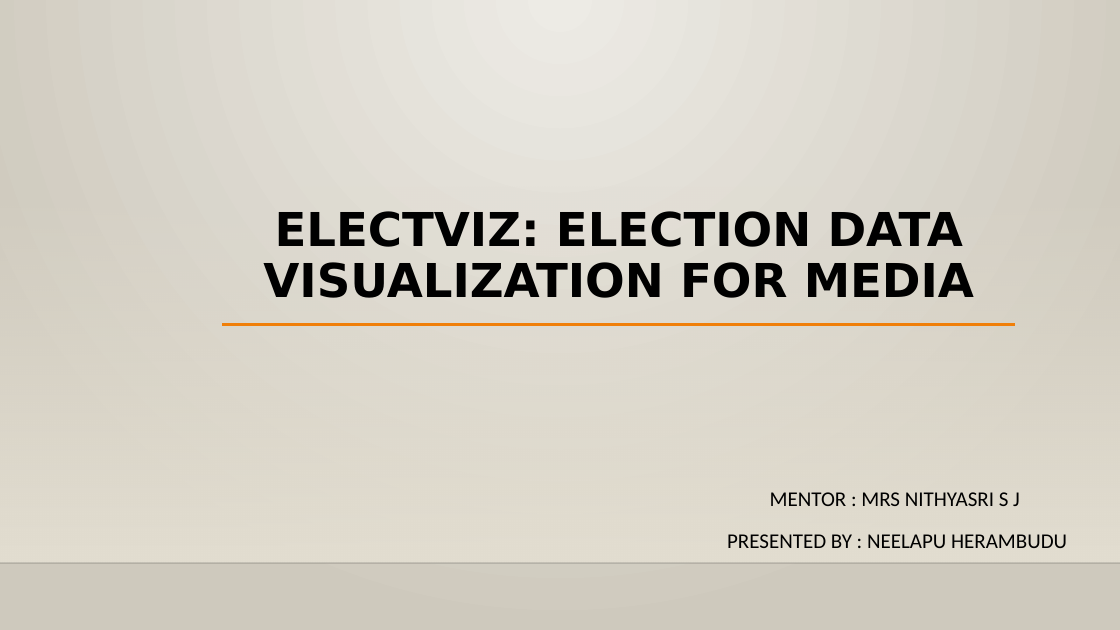
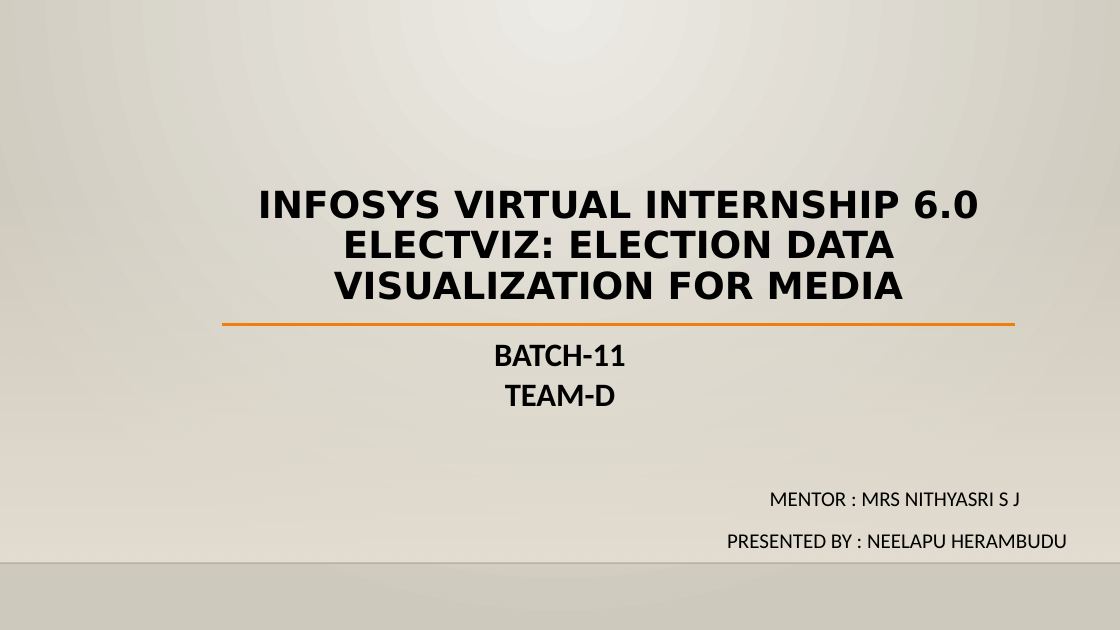
Before and after one commit to Heram21/Infosys_Springboard_Virtual_Internship-ElectViz_Batch-11_Team-D, a slide deck: slide 1 of Individual_ppts/Heram.pptx. Drawn at 1120x630 pixels with LibreOffice and Linux fonts; fonts in the diff are those of the drawing; background and template pictures are left out. Boxes give left, top, right and bottom in pixels: in the first picture for what was removed or moved away, otherwise in the second. Text is boxed around its words. In the diff, an @@ line names an element or a change of style, - is before the commit and + after.

```diff
--- a/Individual_ppts/Heram.pptx
+++ b/Individual_ppts/Heram.pptx
@@ title at [258,190,979,300]: text changed; size 40 to 32 pt @@
-ELECTVIZ: ELECTION DATA VISUALIZATION FOR MEDIA
+INFOSYS VIRTUAL INTERNSHIP 6.0
+ELECTVIZ: ELECTION DATA VISUALIZATION FOR MEDIA
@@ text added at [494,344,626,406], 28 pt, text #000000, bold @@
+BATCH-11
+TEAM-D
```
Also in this commit, not shown: 2 other slides changed, 3 slides added, 1 slide removed.
